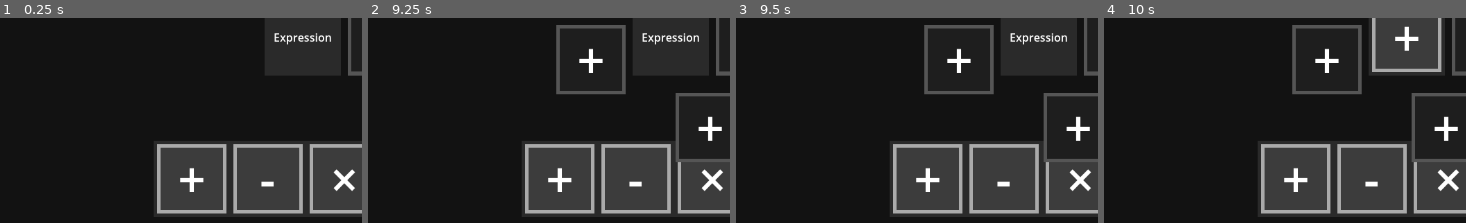
Above: before the commit, frames 1-4 (left to right).
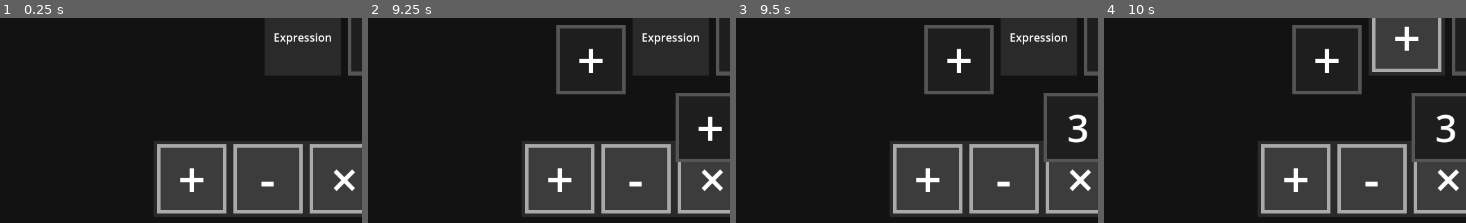
Above: after the commit, the same moments.

Repository: PeckyChicken/four-numbers
Game: Godot game, scene res://start_up.tscn
Two runs of this game, one before a commit and one after it. Both use one fixed random seed, a clock stepped at 60 frames per second and the inputs below.
Inputs (mouse positions are % of the whole screen's width and height, from its top left):
- Up to frame 1 (0.25 s): no input
- Up to frame 2 (9.25 s): click "Hard Mode" at 0.5 s; click "Easy Mode" at 1.25 s; tap Enter at 2, 3.5, 5 s; drag from (55, 55) to (66, 31) at 2.02 s; tap Space at 2.75, 4.25, 5.75 s; drag from (39, 20) to (50, 77) at 2.77 s; move the mouse to (45, 20) at 3.52 s; hold Right (ui_right) 3.53-4.25 s; click (45, 20) at 3.67 s; drag from (44, 55) to (22, 38) at 4.27 s; drag from (50, 20) to (61, 55) at 5.02 s; drag from (55, 20) to (39, 27) at 5.77 s; move the mouse to (29, 89) at 6.52 s; hold Down (ui_down) 6.53-7.25 s; click (29, 89) at 6.67 s; drag from (44, 55) to (33, 60) at 7.27 s; drag from (29, 89) to (66, 31) at 8.02 s; drag from (29, 89) to (50, 77) at 8.77 s
- Up to frame 3 (9.5 s): no input
- Up to frame 4 (10 s): move the mouse to (29, 89) at 9.52 s; hold Down (ui_down) from 9.53 s (still down); click (29, 89) at 9.67 s
The pictures show only the part of the screen within x 2-52%, y 50-100%; the shares and areas given below are measured in that part.

Frames 1-2 are identical in both runs. In frame 3, 0.5% of the frame differs, in the area x 91-98%, y 46-61%; in frame 4, 0.5%.

Commit message:
BUG FIX #20: Dragging now works properly on mobile BUG FIX #21: Sounds made by dragging now play properly on mobile

Diff:
--- a/number_tile.gd
+++ b/number_tile.gd
@@ -33,6 +33,27 @@
 
 		return
 
+func end_drag():
+	if not dragging:
+		return
+
+	super()
+	Events.PlaySound.emit("drop_number",global_position)
+
+	if get_global_rect().intersects(answer_container.get_global_rect()):
+		if parent_container == null:
+			if not answer_container.get_children().any(func(x):return x is ErrorTile):
+				return
+			if not self.expression:
+				return
+			root.moves += 1
+			for child in answer_container.get_children():
+				child.queue_free()
+			add_to_container(answer_container)
+			answer_container.recreate_expression()
+
+
+
 func rescale(new_scale):
 	super(new_scale)
 	$Number.add_theme_font_size_override("normal_font_size", (50 - 5*(len(str(number))-2)) * new_scale.x/100)
@@ -48,18 +69,6 @@
 
 func _input(event: InputEvent):
 	super(event)
-
-	if just_released and not dragging:
-		Events.PlaySound.emit("drop_number",global_position)
-
-		if parent_container == null:
-			if get_global_rect().intersects(answer_container.get_global_rect()):
-				if not answer_container.get_children().any(func(x):return x is ErrorTile):
-					return
-				if not self.expression:
-					return
-				root.moves += 1
-				for child in answer_container.get_children():
-					child.queue_free()
-				add_to_container(answer_container)
-				answer_container.recreate_expression()
+	#
+	#if just_released and not dragging:
+		#Events.PlaySound.emit("drop_number",global_position)
--- a/operation_tile.gd
+++ b/operation_tile.gd
@@ -26,32 +26,37 @@
 
 func _on_click(event: InputEvent):
 	if event.is_pressed():
-		clicked = true
 		Events.PlaySound.emit("pick_up_operation",global_position)
 	else:
-		if clicked:
-			clicked = false
-			if operation == "=":
-				Events.ResetTiles.emit()
-				Events.PlaySound.emit("drop_operation",global_position)
-			if draggable:
-				if parent_container == null:
-					if get_global_rect().intersects(operation_container.get_global_rect()):
-						queue_free()
+
+		if operation == "=":
+			Events.PlaySound.emit("drop_operation",global_position)
+
+			Events.ResetTiles.emit()
+		if draggable:
+			await get_tree().process_frame
+
+			if parent_container == null:
+				if get_global_rect().intersects(operation_container.get_global_rect()):
+					queue_free()
 
 	if draggable:
 		super(event)
 
+func end_drag():
+	if not dragging:
+		return
+	super()
+	Events.PlaySound.emit("drop_operation",global_position)
+
+	if parent_container == null:
+		if get_global_rect().intersects(operation_container.get_global_rect()):
+			queue_free()
+
 func _on_gui_input(event: InputEvent) -> void:
 	if event is InputEventMouseButton:
+
 		_on_click(event)
 
 func _input(event: InputEvent):
 	super(event)
-	if just_released == 1 and not dragging:
-		Events.PlaySound.emit("drop_operation",global_position)
-
-		if draggable:
-			if parent_container == null:
-				if get_global_rect().intersects(operation_container.get_global_rect()):
-					queue_free()
--- a/tile.gd
+++ b/tile.gd
@@ -129,6 +129,10 @@
 		just_released = 0
 
 func end_drag():
+	if not dragging: return
+
+	just_released = -1 * just_released
+	dragging = false
 	delete_shadow()
 	if just_released == 1:
 		if movement <= CLICK_THRESHOLD:
@@ -158,9 +162,7 @@
 	await get_tree().process_frame
 
 	if event is InputEventMouse:
-		if event.button_mask == 0:
-			just_released = -1 * just_released
-			dragging = false
+		if event.button_mask == 0 or (event is InputEventMouseButton and not event.is_pressed()):
 			end_drag()
 
 		if event is InputEventMouseMotion:
@@ -178,7 +180,6 @@
 			if self is NumberTile:
 				container = storage_container
 			elif self is OperationTile:
-				Events.PlaySound.emit("drop_operation",global_position)
 				queue_free()
 				return
 
